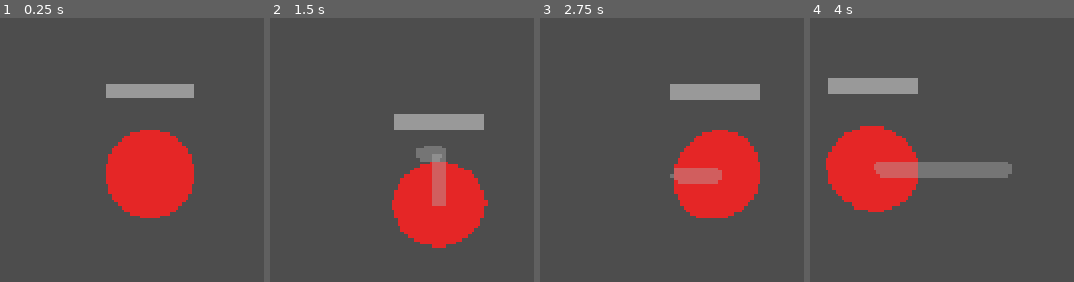
Above: before the commit, frames 1-4 (left to right).
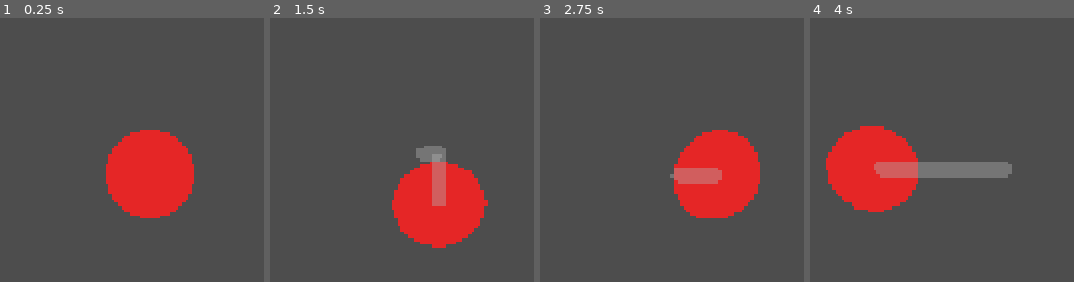
Above: after the commit, the same moments.

Repository: coyote321/BobaGame
Game: Godot game, scene res://Scenes copy/Player.tscn
Same seed, same stepped clock (60 frames per second), same inputs: the game is played once before the commit and once after it. This scene is started directly instead of the project's main scene.
Inputs (mouse positions are in pixels of both pictures, inside the frame that each line leads up to):
- Up to frame 1 (0.25 s): no input
- Up to frame 2 (1.5 s): tap Enter at 0.5 s; move the mouse to (outside the picture) at 0.52 s; hold D (move_right) 0.53-1.28 s; tap G (ability) at 0.6 s; click (outside the picture) at 0.67 s; move the mouse to (outside the picture) at 1.27 s; hold S (move_down) from 1.28 s (still down); right-click (outside the picture) at 1.35 s
- Up to frame 3 (2.75 s): move the mouse to (outside the picture) at 2.02 s; release S (move_down) at 2.03 s; hold D (move_right) from 2.03 s (still down); hold Ctrl (crouch) from 2.03 s (still down)
- Up to frame 4 (4 s): tap Space at 2.75 s; move the mouse to (outside the picture) at 2.77 s; release D (move_right) at 2.78 s; release Ctrl (crouch) at 2.78 s; hold W (move_up) 2.78-3.53 s; tap E (interact) at 2.85 s; click (outside the picture) at 2.92 s; tap Enter at 3.5 s; move the mouse to (outside the picture) at 3.52 s; hold A (move_left) from 3.53 s (still down); hold Shift (sprint) from 3.53 s (still down)

The runs differ from the first frame. In frame 1, 1.8% of the frame differs, in the area x 40-74%, y 25-31%; in frame 2, 2.1%, in the area x 46-82%, y 36-43%; in frame 3, 2.1%; in frame 4, 2.1%.

Commit message:
got rid of healthbar

Diff:
--- a/Scenes copy/Player.tscn
+++ b/Scenes copy/Player.tscn
@@ -1,8 +1,8 @@
-[gd_scene load_steps=7 format=3 uid="uid://player123"]
+[gd_scene load_steps=6 format=3 uid="uid://player123copy"]
 
 [ext_resource type="Script" path="res://Scripts/PlayerController.gd" id="1_script"]
 [ext_resource type="PackedScene" uid="uid://projectile123" path="res://Scenes/Projectile.tscn" id="3_proj"]
-[ext_resource type="PackedScene" path="res://Scenes/HealthBar.tscn" id="4_healthbar"]
+
 
 [sub_resource type="CircleShape2D" id="CircleShape2D_player"]
 radius = 30.0
@@ -56,11 +56,7 @@
 zoom = Vector2(1.2, 1.2)
 position_smoothing_enabled = true
 
-[node name="HealthBar" parent="." instance=ExtResource("4_healthbar")]
-offset_left = -30.0
-offset_top = -60.0
-offset_right = 30.0
-offset_bottom = -50.0
+
 
 [node name="AnimationPlayer" type="AnimationPlayer" parent="."]
 libraries = {
--- a/Scenes/Player.tscn
+++ b/Scenes/Player.tscn
@@ -35,6 +35,7 @@
 projectile_scene = ExtResource("3_proj")
 
 [node name="Trail" type="Line2D" parent="."]
+visible = false
 top_level = true
 width = 10.0
 default_color = Color(0.7, 0.7, 0.7, 0.4)
